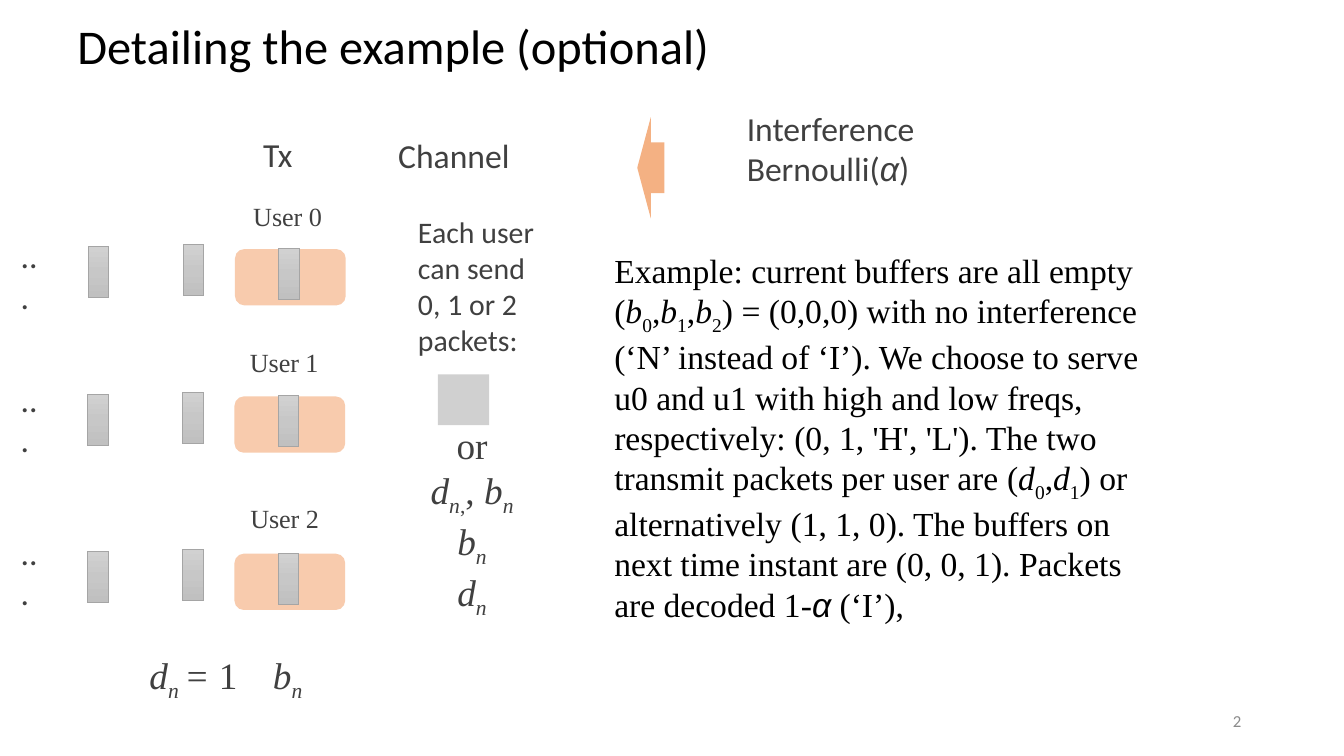
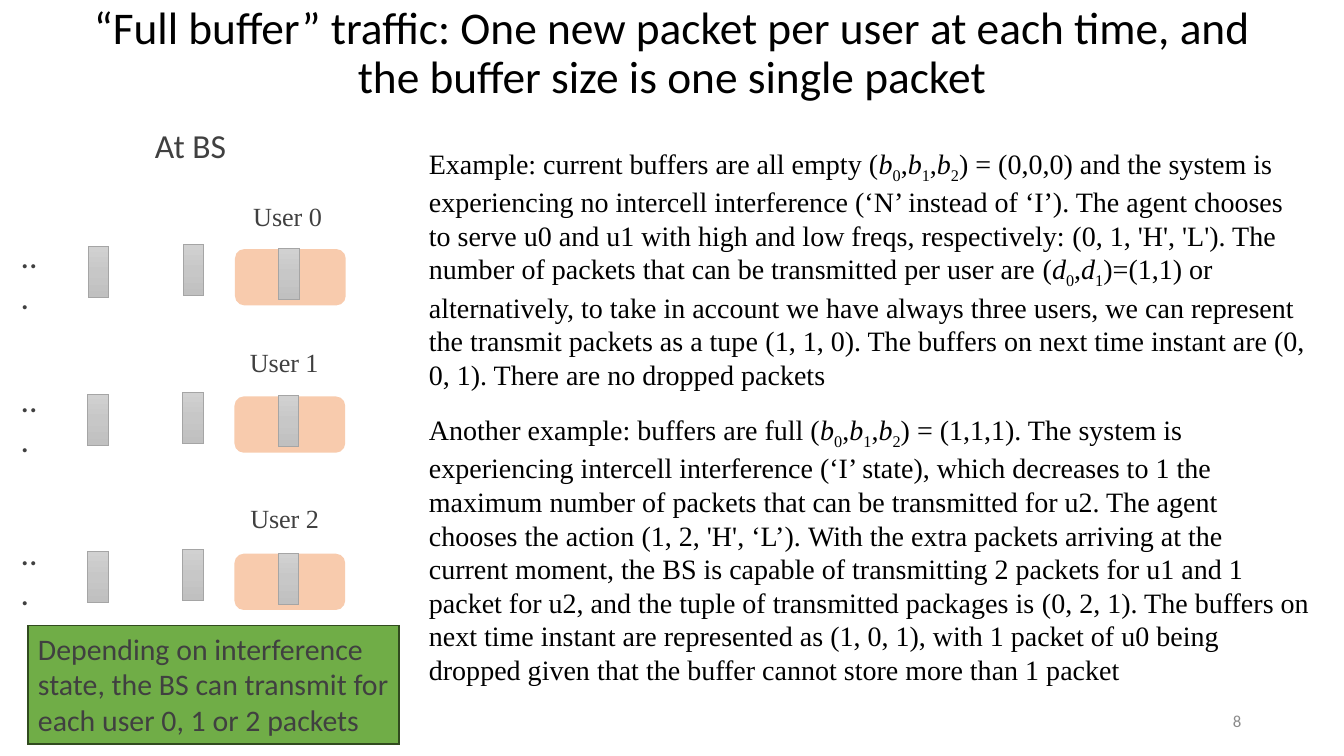
Before and after one commit to aldebaro/ai6g, a slide deck: slide 8 of files_08_mdp/multiband_scheduling_env_documentation.pptx (slide 2 before the commit). Drawn at 1344x756 pixels with LibreOffice and Linux fonts; fonts in the diff are those of the drawing; grey boxes stand for pictures. Boxes give left, top, right and bottom in pixels: in the first picture for what was removed or moved away, otherwise in the second. Text is boxed around its words. In the diff, an @@ line names an element or a change of style, - is before the commit and + after.

Commit message:
improved slides

```diff
--- a/files_08_mdp/multiband_scheduling_env_documentation.pptx
+++ b/files_08_mdp/multiband_scheduling_env_documentation.pptx
@@ title at (94, 11, 1249, 101): text changed; size 34.7 to 32.4 pt @@
-Detailing the example (optional)
+“Full buffer” traffic: One new packet per user at each time, and the buffer size is one single packet
@@ left arrow removed at (637, 117, 664, 218) @@
@@ text removed at (747, 118, 915, 186) @@
-Interference
-Bernoulli(α)
@@ text at (155, 136, 226, 159): text changed @@
-Tx
+At BS
@@ text removed at (398, 144, 509, 169) @@
-Channel
@@ text at (429, 154, 1304, 390): text changed; size 24 to 20 pt @@
-Example: current buffers are all empty
-(b0,b1,b2) = (0,0,0) with no interference
-(‘N’ instead of ‘I’). We choose to serve
-u0 and u1 with high and low freqs,
-respectively: (0, 1, 'H', 'L'). The two
-transmit packets per user are (d0,d1) or
-alternatively (1, 1, 0). The buffers on
-next time instant are (0, 0, 1). Packets
-are decoded 1-α (‘I’),
+Example: current buffers are all empty (b0,b1,b2) = (0,0,0) and the system is experiencing no intercell interference (‘N’ instead of ‘I’). The agent chooses to serve u0 and u1 with high and low freqs, respectively: (0, 1, 'H', 'L'). The number of packets that can be transmitted per user are (d0,d1)=(1,1) or alternatively, to take in account we have always three users, we can represent the transmit packets as a tupe (1, 1, 0). The buffers on next time instant are (0, 0, 1). There are no dropped packets
@@ picture removed at (439, 374, 490, 424) @@
@@ text added at (429, 420, 1309, 686), 20 pt, text #000000 @@
+Another example: buffers are full (b0,b1,b2) = (1,1,1). The system is experiencing intercell interference (‘I’ state), which decreases to 1 the maximum number of packets that can be transmitted for u2. The agent chooses the action (1, 2, 'H', ‘L’). With the extra packets arriving at the current moment, the BS is capable of transmitting 2 packets for u1 and 1 packet for u2, and the tuple of transmitted packages is (0, 2, 1). The buffers on next time instant are represented as (1, 0, 1), with 1 packet of u0 being dropped given that the buffer cannot store more than 1 packet
@@ text removed at (457, 441, 488, 460) @@
-or
-dn,, bn
-bn
-dn
@@ rectangle "Depending on interference state, the ...": place and size @@
-rectangle "Depending on interference state, the ..." at (418, 222, 534, 356)
+rectangle "Depending on interference state, the ..." at (28, 625, 399, 744)
@@ rectangle "Depending on interference state, the ..." at (28, 625, 399, 744): fill none to #70AD47; outline none to #314C1F 1 pt @@
@@ text in rectangle at (38, 639, 389, 736): text changed @@
-Each user
-can send
-0, 1 or 2
-packets:
+Depending on interference state, the BS can transmit for each user 0, 1 or 2 packets
@@ text removed at (263, 647, 315, 703) @@
-bn
@@ text removed at (219, 664, 238, 689) @@
-dn = 1
@@ page number at (1233, 715, 1241, 727): text changed @@
-2
+8
```
Also in this commit, not shown: 5 other slides changed, 12 slides added.
